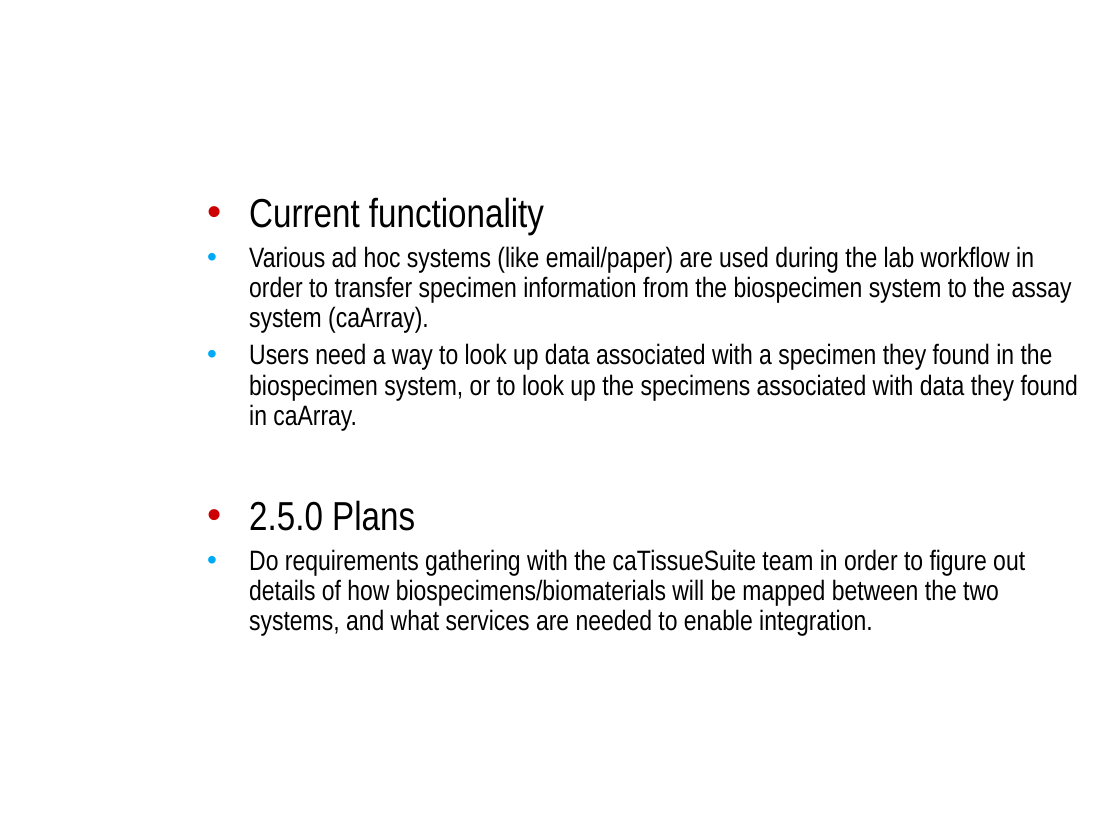
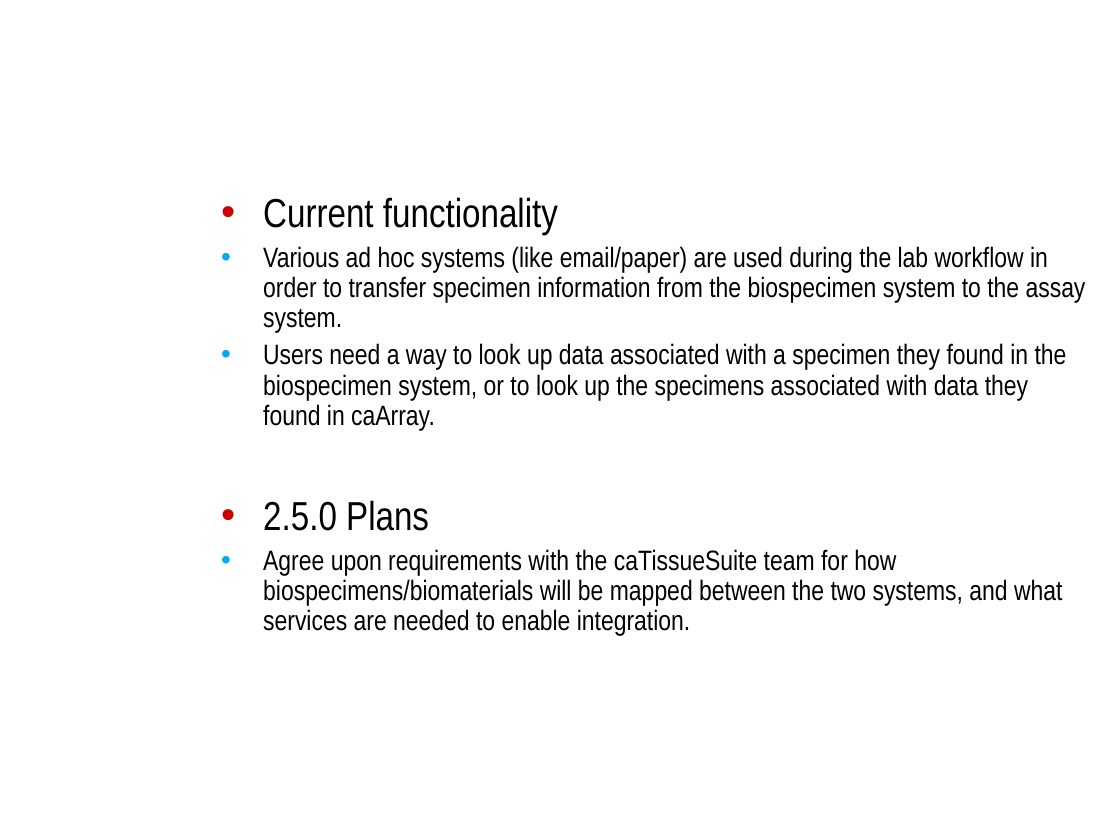
Before and after one commit to NCIP/caarray-docs, a slide deck: slide 12 of project_management/open_meetings/ICR_WS_Meeting_2010_08_11.ppt. Drawn at 1120x840 pixels with LibreOffice and Linux fonts; fonts in the diff are those of the drawing; background and template pictures are left out. Boxes give left, top, right and bottom in pixels: in the first picture for what was removed or moved away, otherwise in the second. Text is boxed around its words. In the diff, an @@ line names an element or a change of style, - is before the commit and + after.

Commit message:
Minor edits

```diff
--- a/project_management/open_meetings/ICR_WS_Meeting_2010_08_11.ppt
+++ b/project_management/open_meetings/ICR_WS_Meeting_2010_08_11.ppt
@@ text at [263, 197, 1067, 531]: indent changed @@
@@ text at [263, 246, 1086, 333]: text changed @@
-  • Various ad hoc systems (like email/paper) are used during the lab workflow in order to transfer specimen information from the biospecimen system to the assay system (caArray).
+  • Various ad hoc systems (like email/paper) are used during the lab workflow in order to transfer specimen information from the biospecimen system to the assay system.
@@ text at [263, 549, 1062, 636]: text changed @@
-  • Do requirements gathering with the caTissueSuite team in order to figure out details of how biospecimens/biomaterials will be mapped between the two systems, and what services are needed to enable integration.
+  • Agree upon requirements with the caTissueSuite team for how biospecimens/biomaterials will be mapped between the two systems, and what services are needed to enable integration.
```
Also in this commit, not shown: 4 other slides changed.
